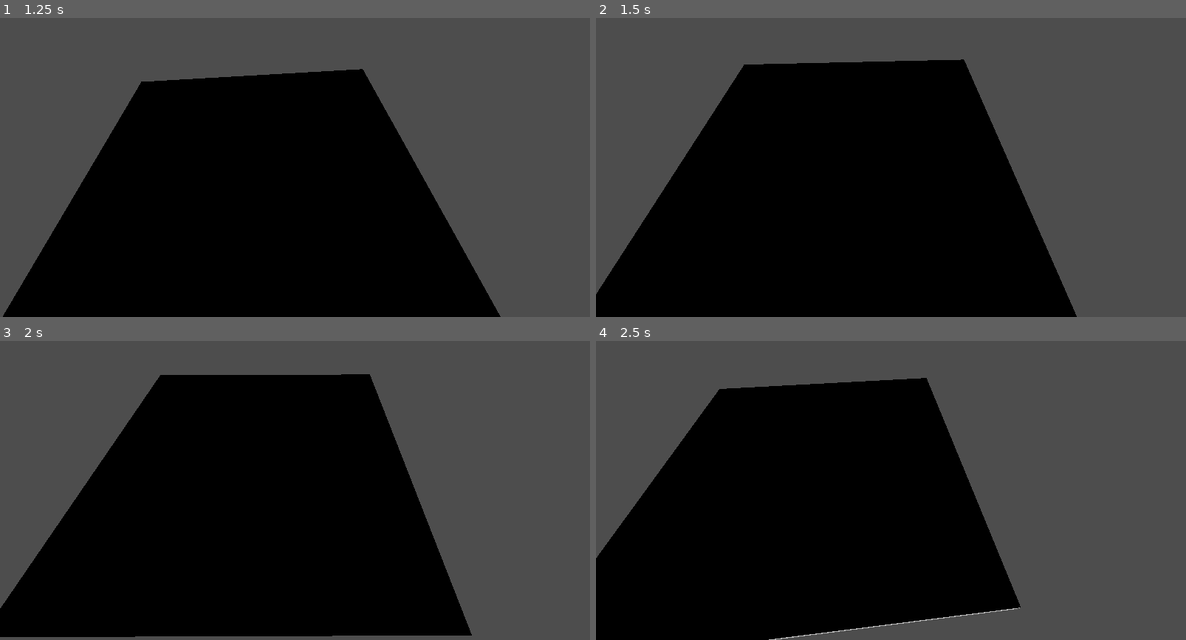
Above: before the commit, frames 1-4 (two rows, left to right).
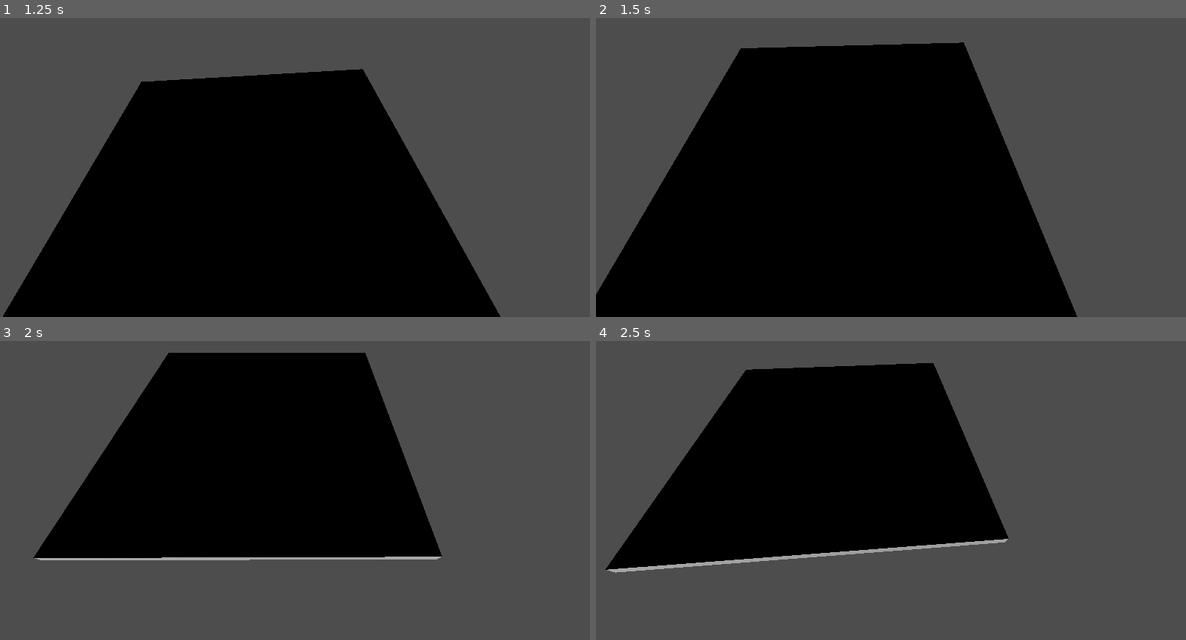
Above: after the commit, the same moments.

Repository: BenjiinxGrimm/knights-bane
Game: Godot game, scene res://scenes/main.tscn
Same seed, same stepped clock (60 frames per second), same inputs: the game is played once before the commit and once after it.
Inputs (mouse positions are in pixels of both pictures, inside the frame that each line leads up to):
- Up to frame 1 (1.25 s): move the mouse to (424, 134) at 0.52 s; press the mouse at (424, 134) at 0.53 s; hold D (move_right) from 0.53 s (still down); tap Space (dodge, bound only after the commit) at 0.8 s
- Up to frame 2 (1.5 s): move the mouse to (773, 167) at 1.27 s; release D (move_right) at 1.28 s; release the mouse at (773, 167) at 1.28 s; hold S (move_down) from 1.28 s (still down); tap Space (dodge, bound only after the commit) at 1.35 s
- Up to frame 3 (2 s): keep holding S (move_down); click (177, 490) at 1.55 s
- Up to frame 4 (2.5 s): move the mouse to (950, 400) at 2.02 s; release S (move_down) at 2.03 s; press the mouse at (950, 400) at 2.03 s; hold D (move_right) from 2.03 s (still down); tap Space (dodge, bound only after the commit) at 2.3 s

Frame 1 is identical in both runs. In frame 2, 3.5% of the frame differs, in the area x 0-82%, y 8-100%; in frame 3, 23%, in the area x 0-80%, y 3-100%; in frame 4, 23%.

Commit message:
Add dodge roll with i-frames
Spacebar dashes in movement direction (or backward if idle).
I-frames for full 0.25s dodge duration. 0.7s cooldown between dodges.
Can cancel startup/recovery but not active swing window.
Player turns light blue during dodge to show i-frame window.
Dodge and attack inputs block each other correctly.

Co-Authored-By: Claude Sonnet 4.6 <noreply@anthropic.com>

Diff:
--- a/project.godot
+++ b/project.godot
@@ -42,6 +42,12 @@
 , Object(InputEventJoypadMotion,"resource_local_to_scene":false,"resource_name":"","device":-1,"axis":0,"axis_value":1.0,"script":null)
 ]
 }
+dodge={
+"deadzone": 0.5,
+"events": [Object(InputEventKey,"resource_local_to_scene":false,"resource_name":"","device":-1,"window_id":0,"alt_pressed":false,"shift_pressed":false,"ctrl_pressed":false,"meta_pressed":false,"pressed":false,"keycode":0,"physical_keycode":32,"key_label":0,"unicode":32,"location":0,"echo":false,"script":null)
+, Object(InputEventJoypadButton,"resource_local_to_scene":false,"resource_name":"","device":-1,"button_index":2,"pressure":0.0,"pressed":false,"script":null)
+]
+}
 attack={
 "deadzone": 0.5,
 "events": [Object(InputEventMouseButton,"resource_local_to_scene":false,"resource_name":"","device":-1,"window_id":0,"a …(253 unchanged characters)…
--- a/scripts/player.gd
+++ b/scripts/player.gd
@@ -5,12 +5,18 @@
 @export var max_hp: int = 5
 
 const GRAVITY := -20.0
-const ROTATION_SPEED := 10.0
-const STARTUP_TIME    := 0.10
-const ACTIVE_TIME     := 0.20
-const RECOVERY_TIME   := 0.30
-const FLASH_DURATION  := 0.15
+const STARTUP_TIME     := 0.10
+const ACTIVE_TIME      := 0.20
+const RECOVERY_TIME    := 0.30
+const FLASH_DURATION   := 0.15
 const IFRAMES_DURATION := 0.5
+const DODGE_SPEED      := 14.0
+const DODGE_DURATION   := 0.25
+const DODGE_COOLDOWN   := 0.7
+
+const COLOR_NORMAL := Color(0.55, 0.65, 0.85, 1)
+const COLOR_HIT    := Color(1, 0.3, 0.3, 1)
+const COLOR_DODGE  := Color(0.85, 0.92, 1.0, 1)
 
 enum AttackState { IDLE, STARTUP, ACTIVE, RECOVERY }
 
@@ -19,6 +25,10 @@
 var _attack_timer: float = 0.0
 var _flash_timer: float = 0.0
 var _iframes_timer: float = 0.0
+var _dodging: bool = false
+var _dodge_timer: float = 0.0
+var _dodge_cooldown: float = 0.0
+var _dodge_dir: Vector3 = Vector3.ZERO
 var _spawn_position: Vector3
 var _material: StandardMaterial3D
 
@@ -32,7 +42,7 @@
 	hp = max_hp
 	_spawn_position = global_position
 	_material = StandardMaterial3D.new()
-	_material.albedo_color = Color(0.55, 0.65, 0.85, 1)
+	_material.albedo_color = COLOR_NORMAL
 	_mesh.set_surface_override_material(0, _material)
 
 func take_damage(amount: int) -> void:
@@ -41,7 +51,6 @@
 	hp -= amount
 	_iframes_timer = IFRAMES_DURATION
 	_flash_timer = FLASH_DURATION
-	_material.albedo_color = Color(1, 0.3, 0.3, 1)
 	print("Player HP: ", hp)
 	if hp <= 0:
 		_respawn()
@@ -50,46 +59,87 @@
 	hp = max_hp
 	global_position = _spawn_position
 	velocity = Vector3.ZERO
+	_dodging = false
+	_attack_state = AttackState.IDLE
+	_hitbox_mesh.visible = false
 	print("You died — respawning")
 
 func _unhandled_input(event: InputEvent) -> void:
-	if event.is_action_pressed("attack") and _attack_state == AttackState.IDLE:
+	if event.is_action_pressed("dodge") and _dodge_cooldown <= 0.0 and not _dodging:
+		if _attack_state != AttackState.ACTIVE:
+			_start_dodge()
+	if event.is_action_pressed("attack") and _attack_state == AttackState.IDLE and not _dodging:
 		_attack_state = AttackState.STARTUP
 		_attack_timer = STARTUP_TIME
 
-func _physics_process(delta: float) -> void:
-	_tick_attack(delta)
-	_tick_timers(delta)
-
+func _start_dodge() -> void:
 	var input_dir := Vector2(
 		Input.get_axis("move_left", "move_right"),
 		Input.get_axis("move_up", "move_down")
 	)
-	if input_dir.length_squared() > 1.0:
-		input_dir = input_dir.normalized()
+	if input_dir.length_squared() > 0.01:
+		_dodge_dir = Vector3(input_dir.x, 0.0, input_dir.y).normalized()
+	else:
+		# No input — dodge backward away from facing direction
+		_dodge_dir = transform.basis.z.normalized()
+	_attack_state = AttackState.IDLE
+	_hitbox_mesh.visible = false
+	_dodging = true
+	_dodge_timer = DODGE_DURATION
+	_iframes_timer = DODGE_DURATION
 
-	var direction := Vector3(input_dir.x, 0.0, input_dir.y)
-	var speed_mult := 1.0
-	if _attack_state == AttackState.STARTUP or _attack_state == AttackState.ACTIVE:
-		speed_mult = attack_move_penalty
+func _physics_process(delta: float) -> void:
+	_tick_attack(delta)
+	_tick_dodge(delta)
+	_tick_timers(delta)
 
-	velocity.x = direction.x * move_speed * speed_mult
-	velocity.z = direction.z * move_speed * speed_mult
+	if _dodging:
+		velocity.x = _dodge_dir.x * DODGE_SPEED
+		velocity.z = _dodge_dir.z * DODGE_SPEED
+	else:
+		var input_dir := Vector2(
+			Input.get_axis("move_left", "move_right"),
+			Input.get_axis("move_up", "move_down")
+		)
+		if input_dir.length_squared() > 1.0:
+			input_dir = input_dir.normalized()
+		var direction := Vector3(input_dir.x, 0.0, input_dir.y)
+		var speed_mult := 1.0
+		if _attack_state == AttackState.STARTUP or _attack_state == AttackState.ACTIVE:
+			speed_mult = attack_move_penalty
+		velocity.x = direction.x * move_speed * speed_mult
+		velocity.z = direction.z * move_speed * speed_mult
 
-	if _attack_state != AttackState.ACTIVE:
+	if not _dodging and _attack_state != AttackState.ACTIVE:
 		_rotate_toward_mouse()
 
 	if not is_on_floor():
 		velocity.y += GRAVITY * delta
 	move_and_slide()
 
+func _tick_dodge(delta: float) -> void:
+	if _dodge_cooldown > 0.0:
+		_dodge_cooldown -= delta
+	if not _dodging:
+		return
+	_dodge_timer -= delta
+	if _dodge_timer <= 0.0:
+		_dodging = false
+		_dodge_cooldown = DODGE_COOLDOWN
+
 func _tick_timers(delta: float) -> void:
 	if _iframes_timer > 0.0:
 		_iframes_timer -= delta
 	if _flash_timer > 0.0:
 		_flash_timer -= delta
-		if _flash_timer <= 0.0:
-			_material.albedo_color = Color(0.55, 0.65, 0.85, 1)
+
+	# Colour priority: dodge > hit flash > normal
+	if _dodging:
+		_material.albedo_color = COLOR_DODGE
+	elif _flash_timer > 0.0:
+		_material.albedo_color = COLOR_HIT
+	else:
+		_material.albedo_color = COLOR_NORMAL
 
 func _tick_attack(delta: float) -> void:
 	if _attack_state == AttackState.IDLE:
